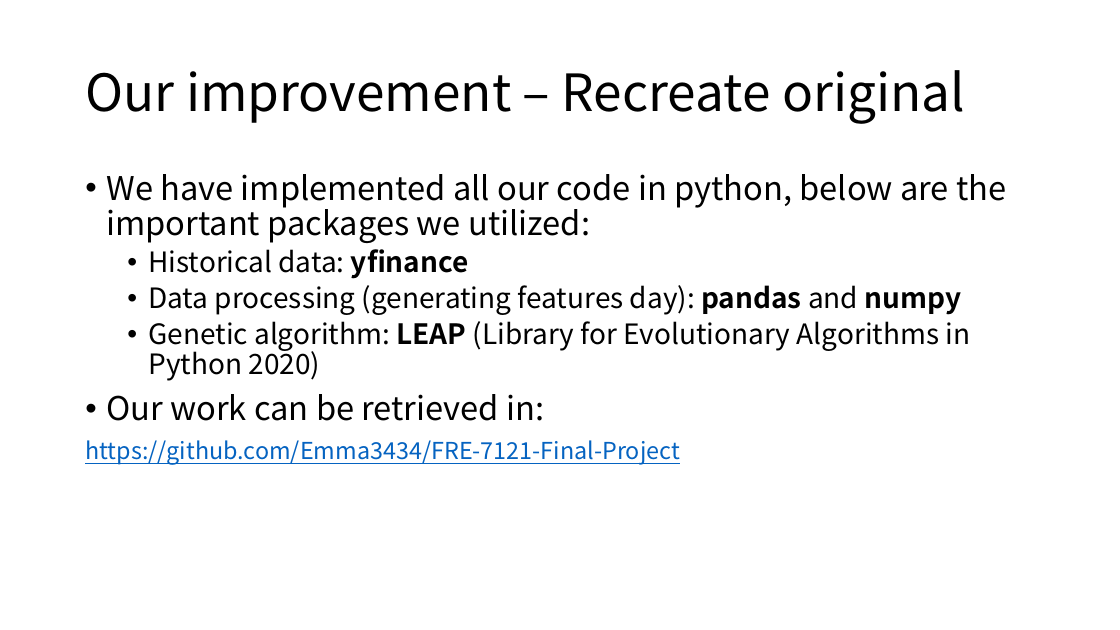
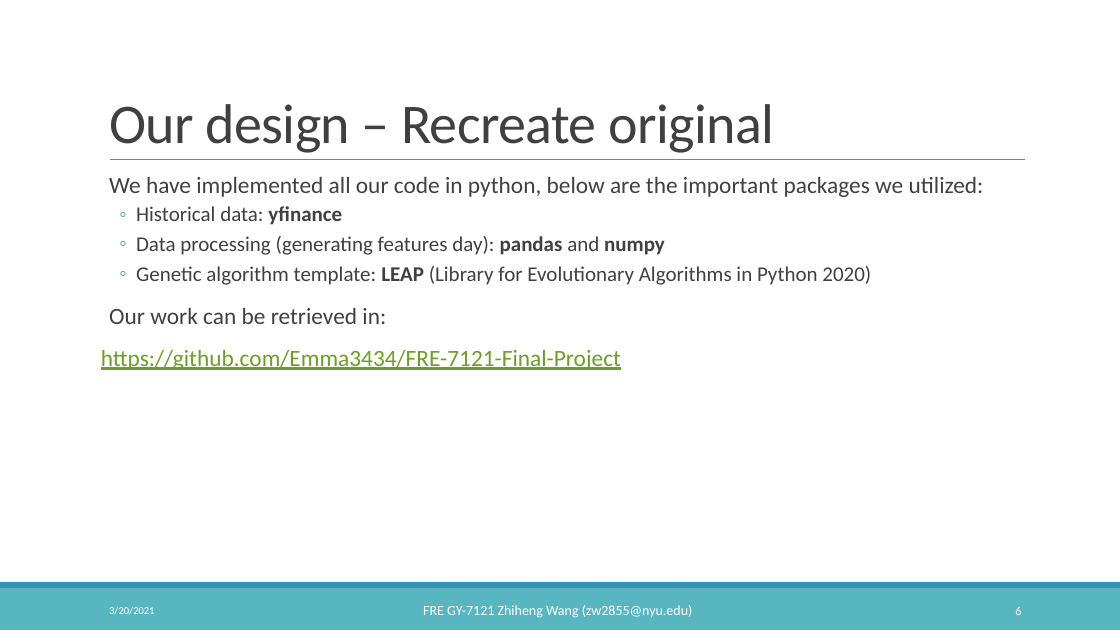
Before and after one commit to Emma3434/FRE-7121-Final-Project, a slide deck: slide 6 of 7121 Statistical Arbitrage Final Project.pptx. Drawn at 1120x630 pixels with LibreOffice and Linux fonts; fonts in the diff are those of the drawing. Boxes give left, top, right and bottom in pixels: in the first picture for what was removed or moved away, otherwise in the second. Text is boxed around its words. In the diff, an @@ line names an element or a change of style, - is before the commit and + after.

```diff
--- a/7121 Statistical Arbitrage Final Project.pptx
+++ b/7121 Statistical Arbitrage Final Project.pptx
@@ title "Our design – Recreate original" at (109,104,774,153): vertical alignment middle to bottom @@
@@ title at (109,104,774,153): text changed; size 44 to 48 pt; font Noto Sans CJK SC to Calibri; text colour #000000 to #404040 @@
-Our improvement – Recreate original
+Our design – Recreate original
@@ text at (101,177,984,370): size 28 to 20 pt in "We have implemented all our code in ...", "Our work can be retrieved in:"; font Noto Sans CJK SC to Calibri in "We have implemented all our code in ...", "Historical data: yfinance", "Data processing (generating features day): pandas and ...", "Our work can be retrieved in:" and 1 more places; text colour #000000 to #404040 in "We have implemented all our code in ...", "Historical data: yfinance", "Data processing (generating features day): pandas and ...", "Our work can be retrieved in:"; size 24 to 18 pt in "Historical data: yfinance", "Data processing (generating features day): pandas and ..."; text colour #0563C1 to #6B9F25 in "https://github.com/Emma3434/FRE-7121-Final-Project"; bullet • to  ; more space between paragraphs; bullet • to ◦ @@
@@ text "We have implemented all our ...": place and size @@
-text "We have implemented all our ..." at (85,174,1006,465)
+text "We have implemented all our ..." at (101,177,984,370)
@@ line added from (110, 160) to (1026, 160), #808080 0.5 pt @@
@@ text at (136,266,871,285): text changed; size 24 to 18 pt; font Noto Sans CJK SC to Calibri; text colour #000000 to #404040 @@
-  • Genetic algorithm: LEAP (Library for Evolutionary Algorithms in Python 2020)
+  ◦ Genetic algorithm template: LEAP (Library for Evolutionary Algorithms in Python 2020)
@@ rectangle added at (0,588,1120,630), fill #58B6C0 @@
@@ rectangle added at (0,582,1120,588), fill #3494BA @@
@@ text added at (109,607,154,615), 9 pt, text #FFFFFF @@
+3/20/2021
@@ text added at (423,605,693,618), 12 pt, text #FFFFFF @@
+FRE GY-7121 Zhiheng Wang (zw2855@nyu.edu)
@@ page number added at (1015,606,1021,615), 10.5 pt, text #FFFFFF @@
+6
```
Also in this commit, not shown: 6 other slides changed, 6 slides added, 2 slides removed, 2 other files.
